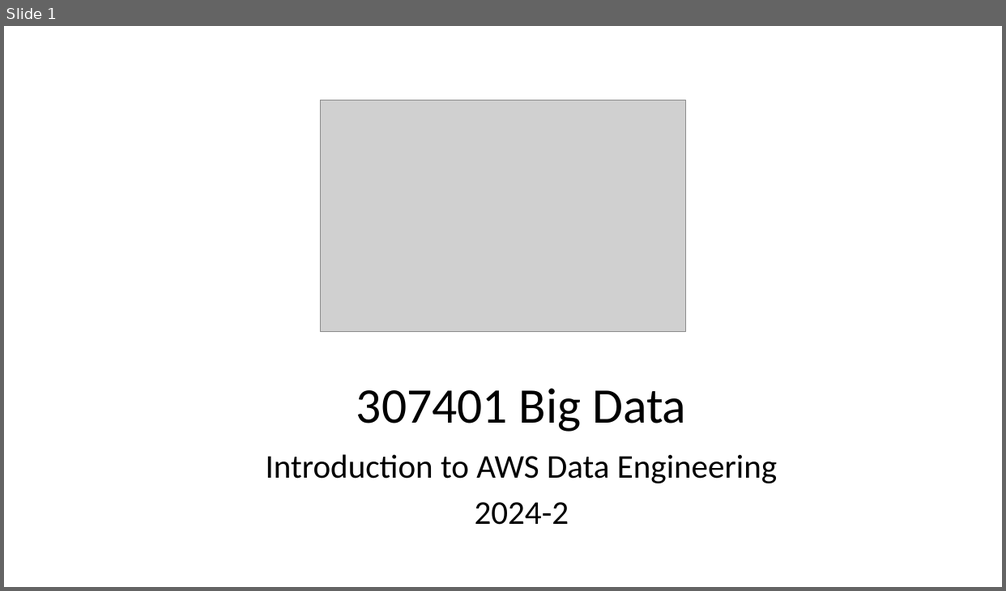
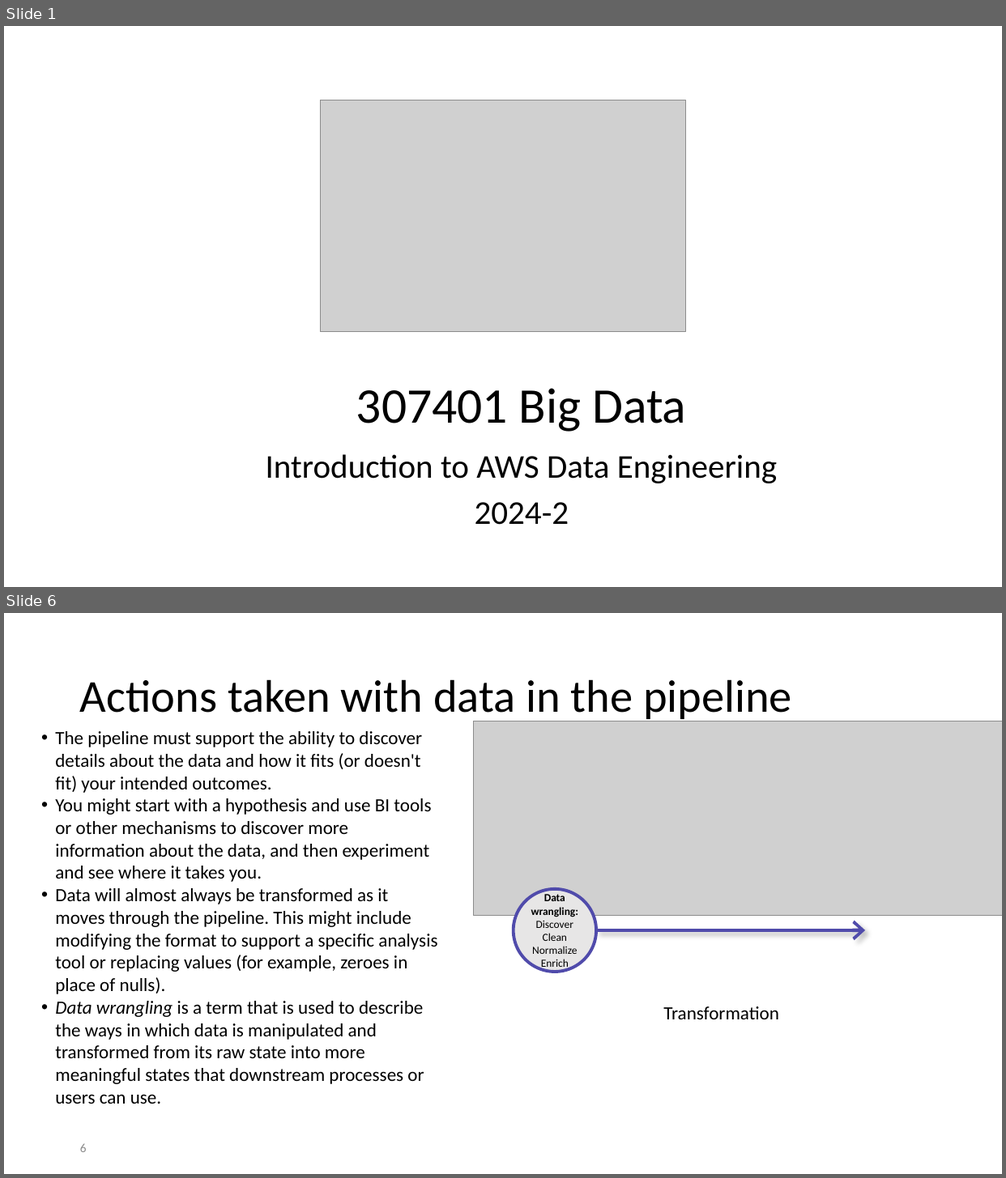
Before and after one commit to msfasha/307401-Big-Data, a slide deck: lecture_notes/section_3_introduction_to_amazon_aws/3-2-Introduction to AWS Data Engineering.pptx. Shown one above the other, each under a label of ours: slide 1 before the commit, slides 1 and 6 after it; the slides between them are not shown. The pictures are 1006x591 and 1006x1178 pixels, drawn with LibreOffice and Linux fonts; fonts in the diff are those of the drawing; grey boxes stand for pictures; background and template pictures are left out. Boxes give left, top, right and bottom in pixels: in the first picture for what was removed or moved away, otherwise in the second. Text is boxed around its words. In the diff, an @@ line names an element or a change of style, - is before the commit and + after.

Commit message:
include data engineering concepts

```diff
--- a/lecture_notes/section_3_introduction_to_amazon_aws/3-2-Introduction to AWS Data Engineering.pptx
+++ b/lecture_notes/section_3_introduction_to_amazon_aws/3-2-Introduction to AWS Data Engineering.pptx
@@ slide 6 added at [4,613,1002,1174], background #FFFFFF @@
@@ title added at [80,679,792,722], 44 pt, text #000000 @@
+Actions taken with data in the pipeline
@@ text added at [55,731,437,1104], 18 pt, text #000000 @@
+• The pipeline must support the ability to discover details about the data and how it fits (or doesn't fit) your intended outcomes.
+• You might start with a hypothesis and use BI tools or other mechanisms to discover more information about the data, and then experiment and see where it takes you.
+• Data will almost always be transformed as it moves through the pipeline. This might include modifying the format to support a specific analysis tool or replacing values (for example, zeroes in place of nulls).
+• Data wrangling is a term that is used to describe the ways in which data is manipulated and transformed from its raw state into more meaningful states that downstream processes or users can use.
@@ picture added at [473,721,1002,915] @@
@@ ellipse added at [513,889,596,973], fill #E7E6E6, outline #504BAB 3 pt, 10.5 pt, text #000000 @@
+Data wrangling: Discover
+Clean
+Normalize
+Enrich
@@ arrow added from (596, 931) to (866, 931), #504BAB 3.5 pt @@
@@ text added at [663,1007,779,1020], 18 pt, text #000000 @@
+Transformation
@@ page number added at [80,1144,87,1152], 12 pt, text #8C8C8C @@
+6
```
Also in this commit, not shown: 1 slide changed, 8 other slides added, 4 slides removed, 1 other file.
